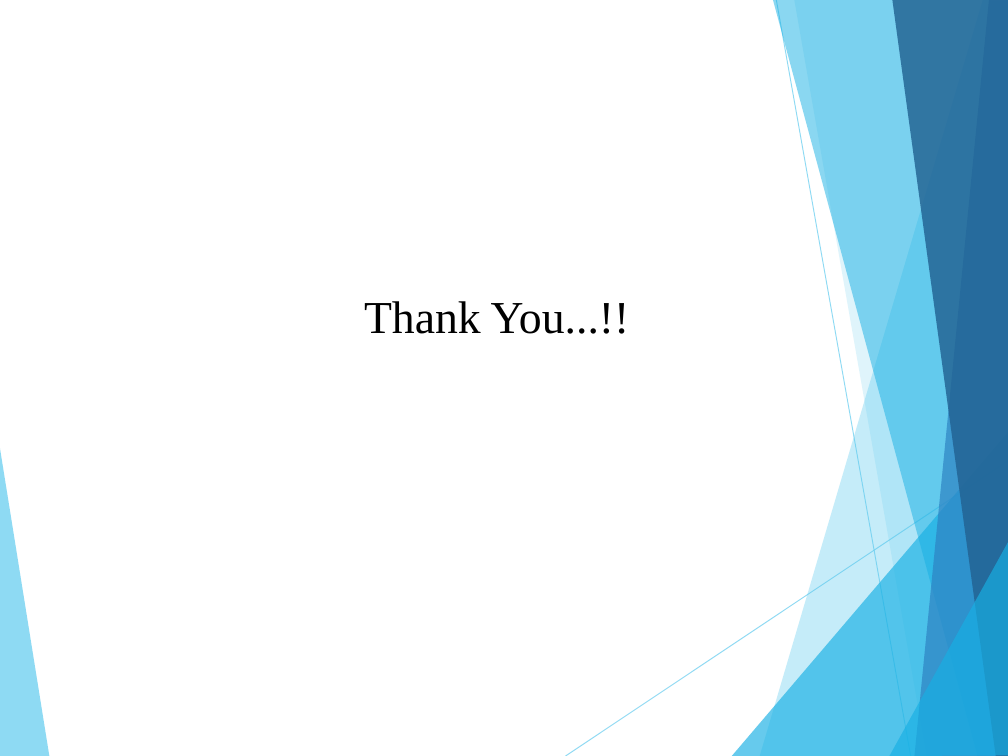
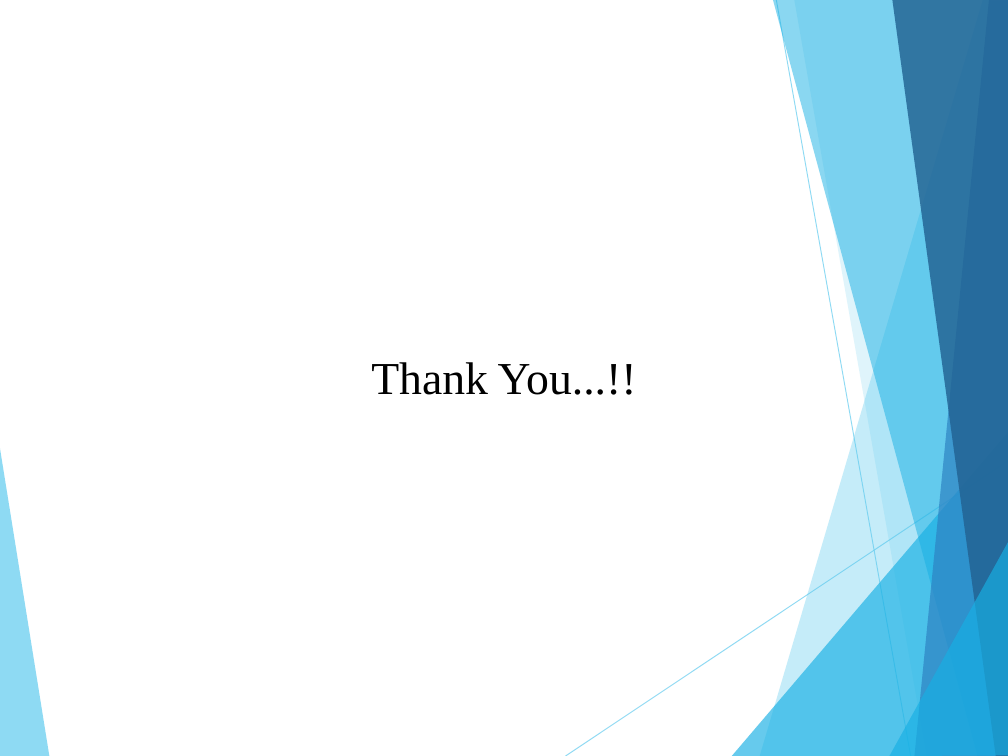
Before and after one commit to rahul007-bit/Reimbursement, a slide deck: slide 17 of Reimbursement Services PPT.pptx (slide 16 before the commit). Drawn at 1008x756 pixels with LibreOffice and Linux fonts; fonts in the diff are those of the drawing. Boxes give left, top, right and bottom in pixels: in the first picture for what was removed or moved away, otherwise in the second. Text is boxed around its words. In the diff, an @@ line names an element or a change of style, - is before the commit and + after.

```diff
--- a/Reimbursement Services PPT.pptx
+++ b/Reimbursement Services PPT.pptx
@@ text "Thank You...!!" moved from (x1=364, y1=301, x2=630, y2=334) to (x1=371, y1=362, x2=637, y2=395) @@
```
Also in this commit, not shown: 9 other slides changed, 1 slide added, 10 other files.
